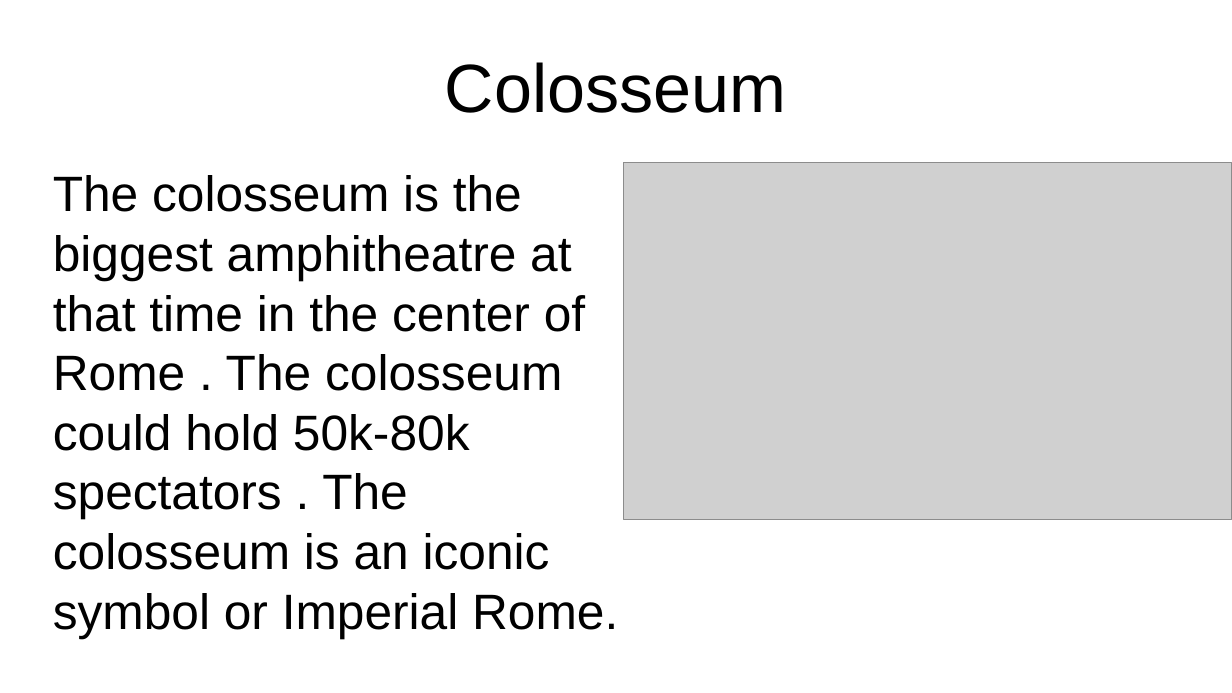
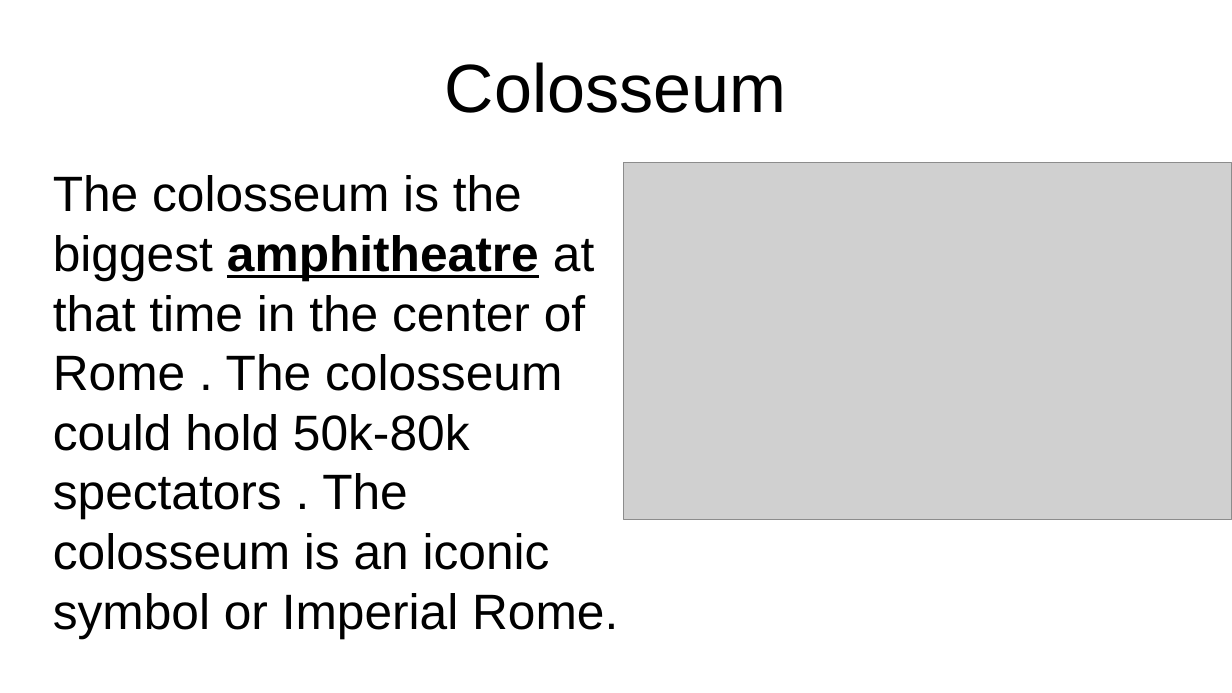
Before and after one commit to Catalinhimself/UTM, a slide deck: slide 5 of eng/wonders/wonders.odp. Drawn at 1232x693 pixels with LibreOffice and Linux fonts; fonts in the diff are those of the drawing; grey boxes stand for pictures. Boxes give left, top, right and bottom in pixels: in the first picture for what was removed or moved away, otherwise in the second. Text is boxed around its words. In the diff, an @@ line names an element or a change of style, - is before the commit and + after.

```diff
--- a/eng/wonders/wonders.odp
+++ b/eng/wonders/wonders.odp
@@ text "The colosseum is the biggest ..." at (53,175,618,638): bold on, underline on in "amphitheatre" @@
```
Also in this commit, not shown: 6 other slides changed, 1 slide added, 1 slide removed, 34 other files.
